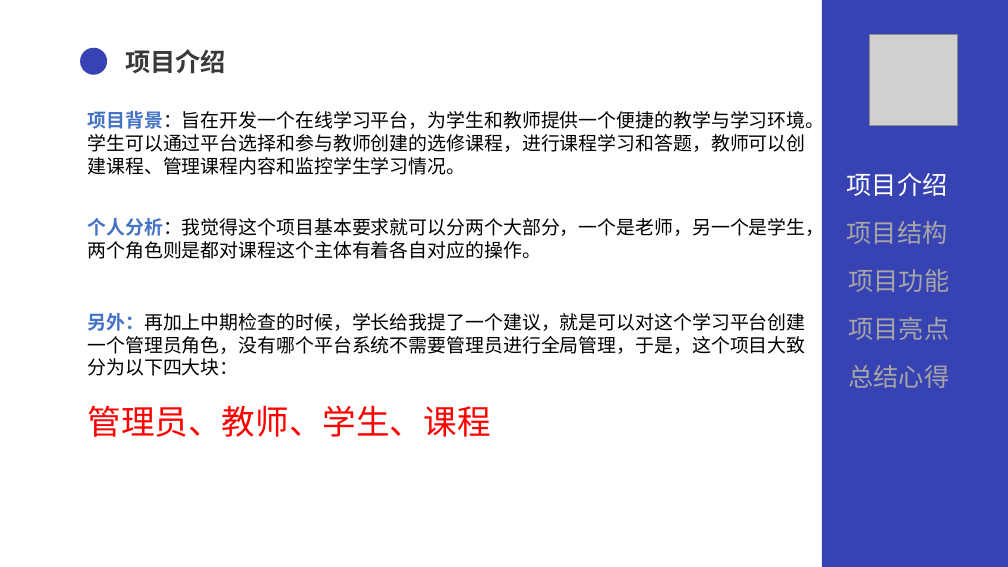
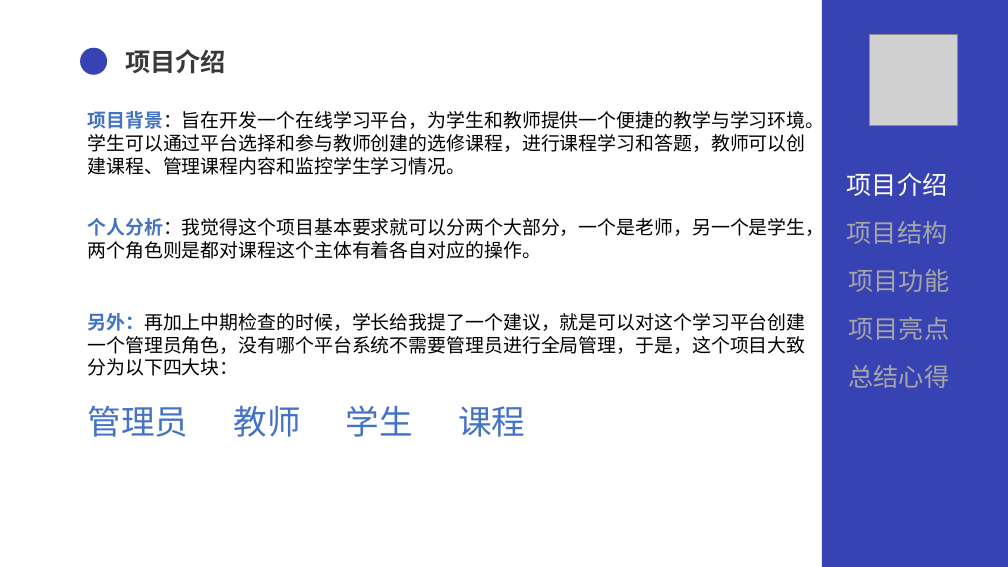
Before and after one commit to SUYYYUS/QGfinal, a slide deck: slide 4 of 文档/QG汇报陈术裕.pptx. Drawn at 1008x567 pixels with LibreOffice and Linux fonts; fonts in the diff are those of the drawing; grey boxes stand for pictures. Boxes give left, top, right and bottom in pixels: in the first picture for what was removed or moved away, otherwise in the second. Text is boxed around its words. In the diff, an @@ line names an element or a change of style, - is before the commit and + after.

```diff
--- a/文档/QG汇报陈术裕.pptx
+++ b/文档/QG汇报陈术裕.pptx
@@ text at [87,405,525,437]: text changed; text colour #FF0000 to #4472C4 @@
-管理员、教师、学生、课程
+管理员 教师 学生 课程
```
Also in this commit, not shown: 6 other slides changed, 7 slides removed.
